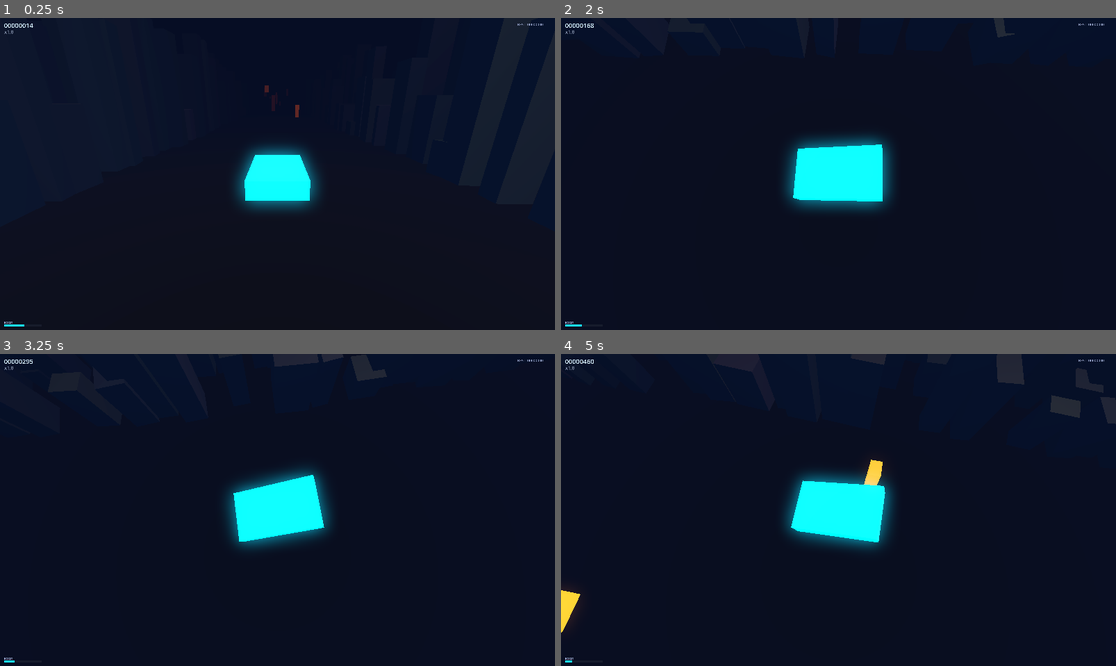
Above: before the commit, frames 1-4 (two rows, left to right).
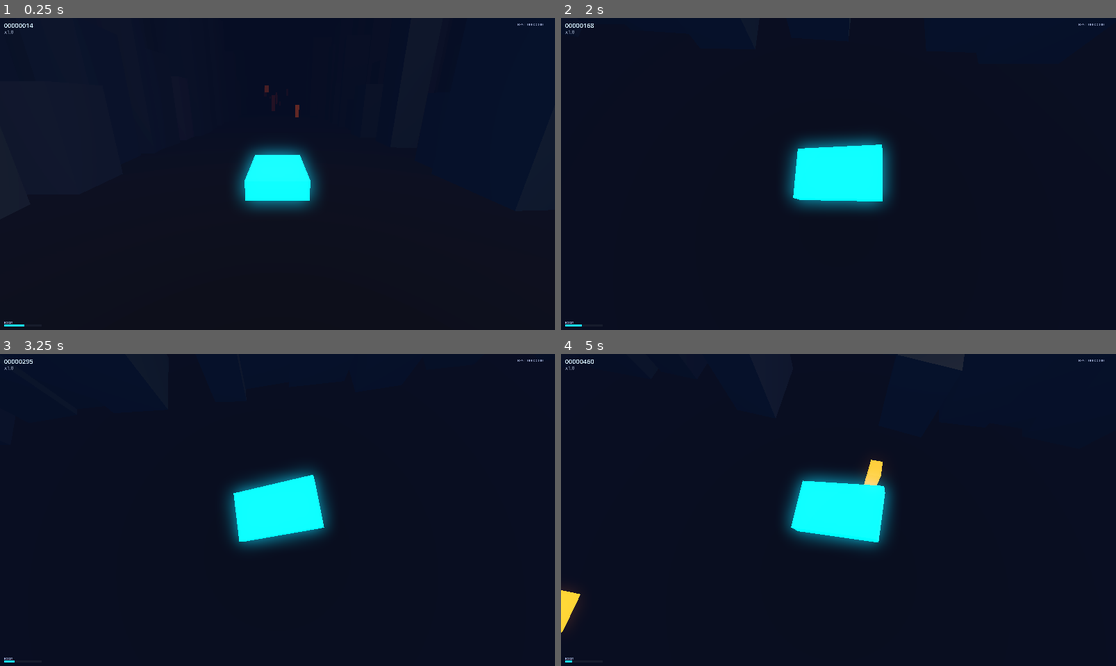
Above: after the commit, the same moments.

Repository: midas44/divepunk
Game: Godot game, scene res://scenes/main/Main.tscn
The game is run twice, just before and just after one commit, with the same random seed, the same clock (stepped at 60 frames per second) and the same inputs.
Inputs (mouse positions are in pixels of both pictures, inside the frame that each line leads up to):
- Up to frame 1 (0.25 s): no input
- Up to frame 2 (2 s): move the mouse to (866, 174) at 0.52 s; hold Shift (boost) 0.53-1.28 s; hold W (steer_up) from 0.53 s (still down); tap Space at 0.77, 1.52 s; move the mouse to (810, 174) at 1.27 s; tap Shift (boost) at 1.35 s
- Up to frame 3 (3.25 s): keep holding W (steer_up); move the mouse to (288, 503) at 2.02 s; hold Shift (boost) 2.03-2.78 s; move the mouse to (271, 516) at 2.77 s; tap Shift (boost) at 2.85 s; tap Space at 3.02 s
- Up to frame 4 (5 s): keep holding W (steer_up); move the mouse to (877, 513) at 3.52 s; hold Shift (boost) 3.53-4.28 s; tap Space at 3.77, 4.52 s; move the mouse to (794, 506) at 4.27 s; tap Shift (boost) at 4.35 s

The runs differ from the first frame. In frame 2, 0.1% of the frame differs, in the area x 77-82%, y 0-7%; in frame 3, 0.6%; in frame 4, 1.1%, in the area x 33-100%, y 0-23%.

Commit message:
feat(world): world_scale knob — bigger city around a constant-size car
Adds a 'scale' setting (settings.cfg [game] scale, default 2.0) that flows game.gd -> ChunkManager.world_scale -> CityChunk.world_scale and enlarges the city while the car, the flyable corridor, and flight feel stay fixed.

How it reads as 'bigger relative to the car': building footprints and heights are multiplied by scale, and row/column spacing widens to match (eff_rows = rows/scale) so the building:gap ratio is preserved. corridor_half_width is deliberately NOT scaled, so the towers loom at the SAME distance — that's what makes them look larger next to the constant on-screen car, rather than just receding. world_scale=1.0 reproduces the original city exactly.

Refactored _generate_buildings into a pure compute_building_layout() (returns transforms+colors) + a thin MultiMesh upload, so the layout is unit-testable headless (MultiMesh readback returns identity under the dummy RenderingServer). RNG call order is unchanged -> determinism preserved. Test confirms: footprint x2.01, height x2.01, count halved, scale 1.0 identical on repeat. Obstacles left corridor-relative (unscaled) so gameplay fairness is unaffected.

Co-Authored-By: Claude Opus 4.8 (1M context) <noreply@anthropic.com>

Diff:
--- a/scripts/chunk_manager.gd
+++ b/scripts/chunk_manager.gd
@@ -25,6 +25,9 @@
 @export var base_difficulty: float = 0.15
 @export var difficulty_ramp: float = 0.012   ## difficulty added per chunk index
 @export_range(0.0, 1.0) var max_difficulty: float = 1.0
+
+@export_group("Scale")
+@export var world_scale: float = 2.0         ## enlarges the city (buildings) around the constant-size car; pushed to each chunk. 1.0 = original
 
 @export_group("Debug")
 @export var log_streaming: bool = false      ## print spawn/recycle events to the console
@@ -66,6 +69,7 @@
 	for i: int in _pool_size:
 		var c := CityChunkScene.instantiate() as CityChunk
 		c.chunk_length = chunk_length
+		c.world_scale = world_scale
 		add_child(c)
 		_pool.append(c)
 
--- a/scripts/city_chunk.gd
+++ b/scripts/city_chunk.gd
@@ -35,6 +35,7 @@
 @export var max_height: float = 130.0
 @export_range(0.0, 1.0) var fill_chance: float = 0.86   ## per-slot chance of a building (gaps add variety)
 @export_range(0.0, 1.0) var cell_depth_jitter: float = 0.35
+@export var world_scale: float = 1.0   ## set by ChunkManager; >1 enlarges buildings + spacing around the constant-size car (1.0 = original)
 
 @export_group("Obstacles")
 @export var safe_chunks: int = 2                 ## first N chunks have no obstacles (a warm-up runway)
@@ -75,25 +76,47 @@
 
 
 func _generate_buildings(base_seed: int, p_index: int, diff: float) -> void:
+	# Compute the layout (pure, testable), then upload it to the MultiMesh.
+	var layout := compute_building_layout(base_seed, p_index, diff)
+	var transforms: Array[Transform3D] = layout["transforms"]
+	var colors: PackedColorArray = layout["colors"]
+	_mm.instance_count = transforms.size()
+	for i: int in transforms.size():
+		_mm.set_instance_transform(i, transforms[i])
+		_mm.set_instance_color(i, colors[i])
+
+
+## Deterministically computes this chunk's building transforms + colors (no rendering side effects,
+## so it's unit-testable headless where MultiMesh readback isn't). Returns {transforms, colors}.
+##
+## world_scale enlarges the whole city around the (constant-size) car: bigger footprints and
+## heights, with row/column spacing widened to match so the building:gap ratio stays put. Fewer,
+## larger rows per chunk keep that ratio identical, so world_scale = 1.0 reproduces the original
+## city exactly. corridor_half_width is deliberately NOT scaled, so the towers loom at the same
+## distance (that's what makes them read as bigger relative to the car, instead of just receding).
+func compute_building_layout(base_seed: int, p_index: int, diff: float) -> Dictionary:
 	var rng := RandomNumberGenerator.new()
 	rng.seed = _mix_seed(base_seed, p_index, 0)
-	var row_spacing: float = chunk_length / float(maxi(rows_per_chunk, 1))
+	var scale: float = maxf(world_scale, 0.01)
+	var eff_rows: int = maxi(1, roundi(float(rows_per_chunk) / scale))
+	var row_spacing: float = chunk_length / float(eff_rows)
 
 	var transforms: Array[Transform3D] = []
 	var colors := PackedColorArray()
 
 	for side: float in [-1.0, 1.0]:
 		for col: int in columns_per_side:
-			var col_x: float = side * (corridor_half_width + column_spacing * (float(col) + 0.5))
-			for row: int in rows_per_chunk:
+			var col_x: float = side * (corridor_half_width + column_spacing * scale * (float(col) + 0.5))
+			for row: int in eff_rows:
 				if rng.randf() > fill_chance:
 					continue   # leave a gap
-				var fx: float = rng.randf_range(min_footprint, max_footprint)
-				var fz: float = rng.randf_range(min_footprint, max_footprint)
+				var fx: float = rng.randf_range(min_footprint, max_footprint) * scale
+				var fz: float = rng.randf_range(min_footprint, max_footprint) * scale
 				var height: float = rng.randf_range(min_height, max_height)
 				height *= 0.65 + 0.35 * diff        # taller as difficulty ramps
 				height *= 1.0 + 0.12 * float(col)    # outer columns a touch taller
-				var x: float = col_x + rng.randf_range(-3.0, 3.0)
+				height *= scale                      # ...and overall bigger with world_scale
+				var x: float = col_x + rng.randf_range(-3.0, 3.0) * scale
 				var z: float = -(float(row) + 0.5) * row_spacing \
 					+ rng.randf_range(-row_spacing, row_spacing) * cell_depth_jitter
 				var yaw: float = rng.randf_range(-0.12, 0.12)
@@ -101,10 +124,7 @@
 				transforms.append(Transform3D(basis, Vector3(x, height * 0.5, z)))
 				colors.append(Color.from_hsv(rng.randf(), 0.22, rng.randf_range(0.12, 0.30)))
 
-	_mm.instance_count = transforms.size()
-	for i: int in transforms.size():
-		_mm.set_instance_transform(i, transforms[i])
-		_mm.set_instance_color(i, colors[i])
+	return {"transforms": transforms, "colors": colors}
 
 
 func _generate_obstacles(base_seed: int, p_index: int, diff: float) -> void:
--- a/scripts/game.gd
+++ b/scripts/game.gd
@@ -94,6 +94,7 @@
 	_mgr.name = "ChunkManager"
 	_mgr.world_seed = int(_cfg_value("game", "seed", 0))
 	_mgr.log_streaming = bool(_cfg_value("debug", "log_streaming", false))
+	_mgr.world_scale = float(_cfg_value("game", "scale", 2.0))
 	add_child(_mgr)
 	_mgr.set_target(_ship)
 
--- a/settings/settings.cfg
+++ b/settings/settings.cfg
@@ -27,6 +27,11 @@
 ;   any number -> a fixed, reproducible city (great for comparing runs / bug repro)
 seed=0
 
+; World scale: enlarges the city (buildings) around the constant-size car.
+;   1.0 = original size; 2.0 = double-size buildings (with matching spacing).
+; The car, the flyable corridor, and flight feel are unchanged — only the city grows.
+scale=2.0
+
 [debug]
 
 ; Print chunk spawn/recycle events to the console (handy while tuning streaming).
